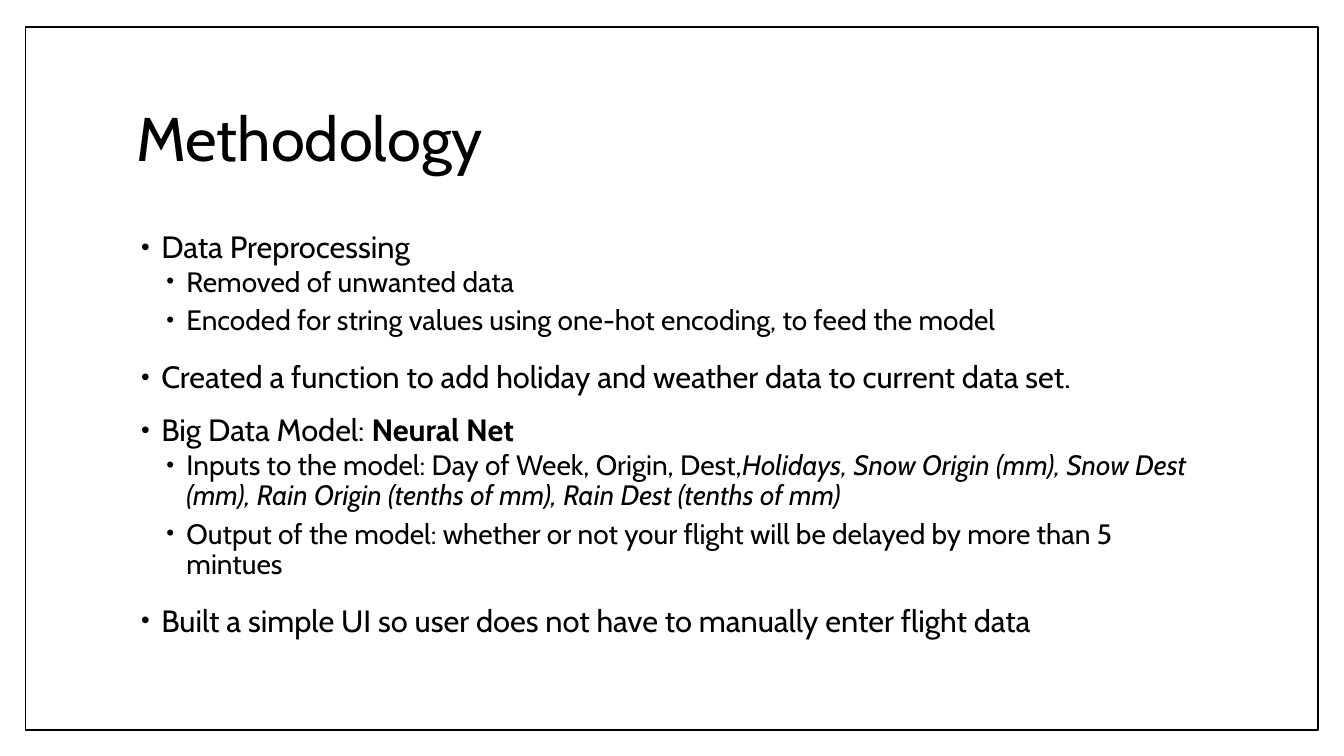
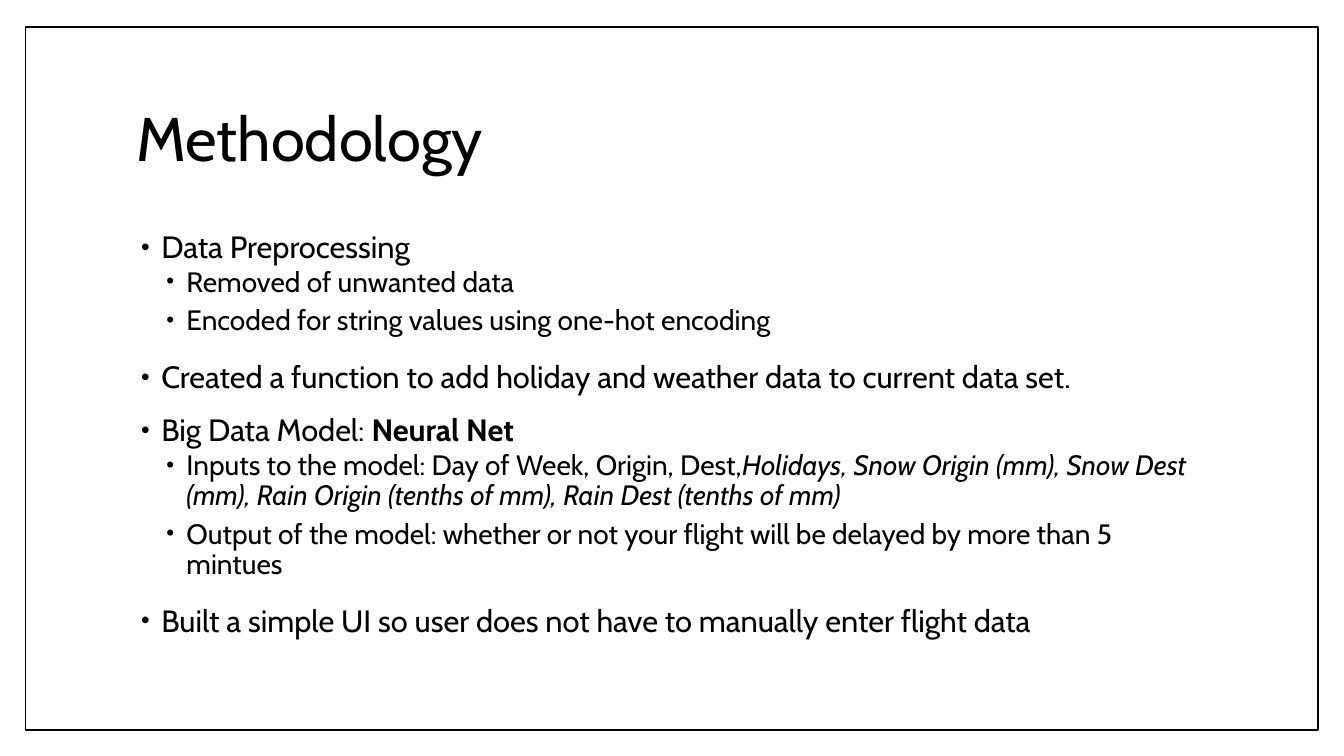
Before and after one commit to RoAjinkya/FlightDelay, a slide deck: slide 5 of docs/Final Presentation_FlightDelay.pptx. Drawn at 1344x756 pixels with LibreOffice and Linux fonts; fonts in the diff are those of the drawing. Boxes give left, top, right and bottom in pixels: in the first picture for what was removed or moved away, otherwise in the second. Text is boxed around its words. In the diff, an @@ line names an element or a change of style, - is before the commit and + after.

```diff
--- a/docs/Final Presentation_FlightDelay.pptx
+++ b/docs/Final Presentation_FlightDelay.pptx
@@ text at (x1=186, y1=309, x2=770, y2=337): text changed @@
-  • Encoded for string values using one-hot encoding, to feed the model
+  • Encoded for string values using one-hot encoding
```
Also in this commit, not shown: 5 other slides changed.
